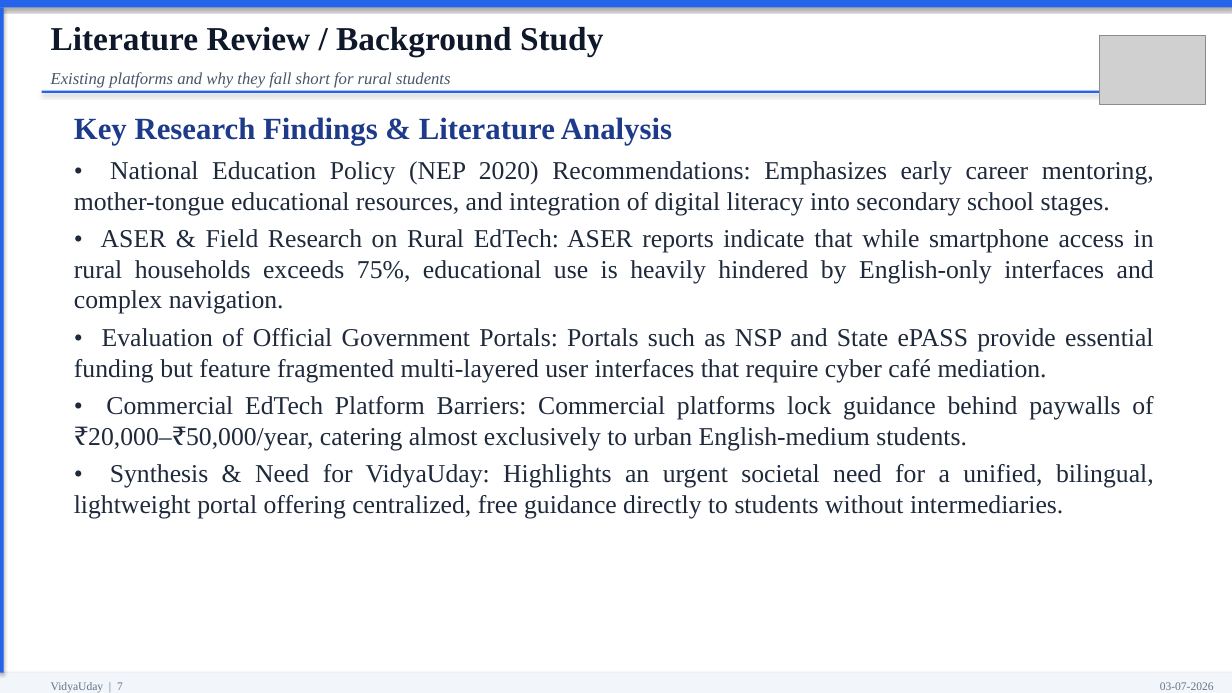
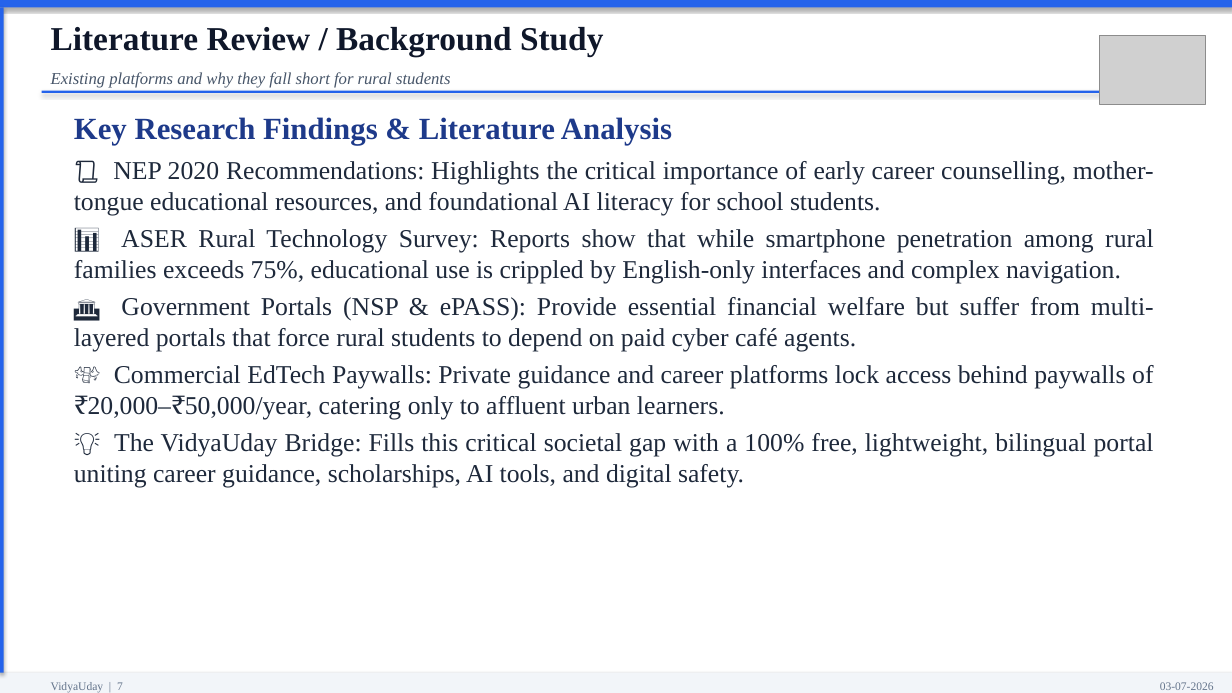
Before and after one commit to ramanakalisetty638-web/VidyaUday, a slide deck: slide 7 of VidyaUday_Official_Review_Presentation.pptx. Drawn at 1232x693 pixels with LibreOffice and Linux fonts; fonts in the diff are those of the drawing; grey boxes stand for pictures. Boxes give left, top, right and bottom in pixels: in the first picture for what was removed or moved away, otherwise in the second. Text is boxed around its words. In the diff, an @@ line names an element or a change of style, - is before the commit and + after.

Commit message:
Update PPTX and PDF: simple English, speaking cues, emojis, AI Tools Hub, Gemini voice bot, clean justification

```diff
--- a/VidyaUday_Official_Review_Presentation.pptx
+++ b/VidyaUday_Official_Review_Presentation.pptx
@@ text at (74, 161, 1154, 487): text changed @@
-• National Education Policy (NEP 2020) Recommendations: Emphasizes early career mentoring, mother-tongue educational resources, and integration of digital literacy into secondary school stages.
-• ASER & Field Research on Rural EdTech: ASER reports indicate that while smartphone access in rural households exceeds 75%, educational use is heavily hindered by English-only interfaces and complex navigation.
-• Evaluation of Official Government Portals: Portals such as NSP and State ePASS provide essential funding but feature fragmented multi-layered user interfaces that require cyber café mediation.
-• Commercial EdTech Platform Barriers: Commercial platforms lock guidance behind paywalls of ₹20,000–₹50,000/year, catering almost exclusively to urban English-medium students.
-• Synthesis & Need for VidyaUday: Highlights an urgent societal need for a unified, bilingual, lightweight portal offering centralized, free guidance directly to students without intermediaries.
+📜 NEP 2020 Recommendations: Highlights the critical importance of early career counselling, mother-tongue educational resources, and foundational AI literacy for school students.
+📊 ASER Rural Technology Survey: Reports show that while smartphone penetration among rural families exceeds 75%, educational use is crippled by English-only interfaces and complex navigation.
+🏛️ Government Portals (NSP & ePASS): Provide essential financial welfare but suffer from multi-layered portals that force rural students to depend on paid cyber café agents.
+💸 Commercial EdTech Paywalls: Private guidance and career platforms lock access behind paywalls of ₹20,000–₹50,000/year, catering only to affluent urban learners.
+💡 The VidyaUday Bridge: Fills this critical societal gap with a 100% free, lightweight, bilingual portal uniting career guidance, scholarships, AI tools, and digital safety.
```
Also in this commit, not shown: 15 other slides changed, 1 other file.
